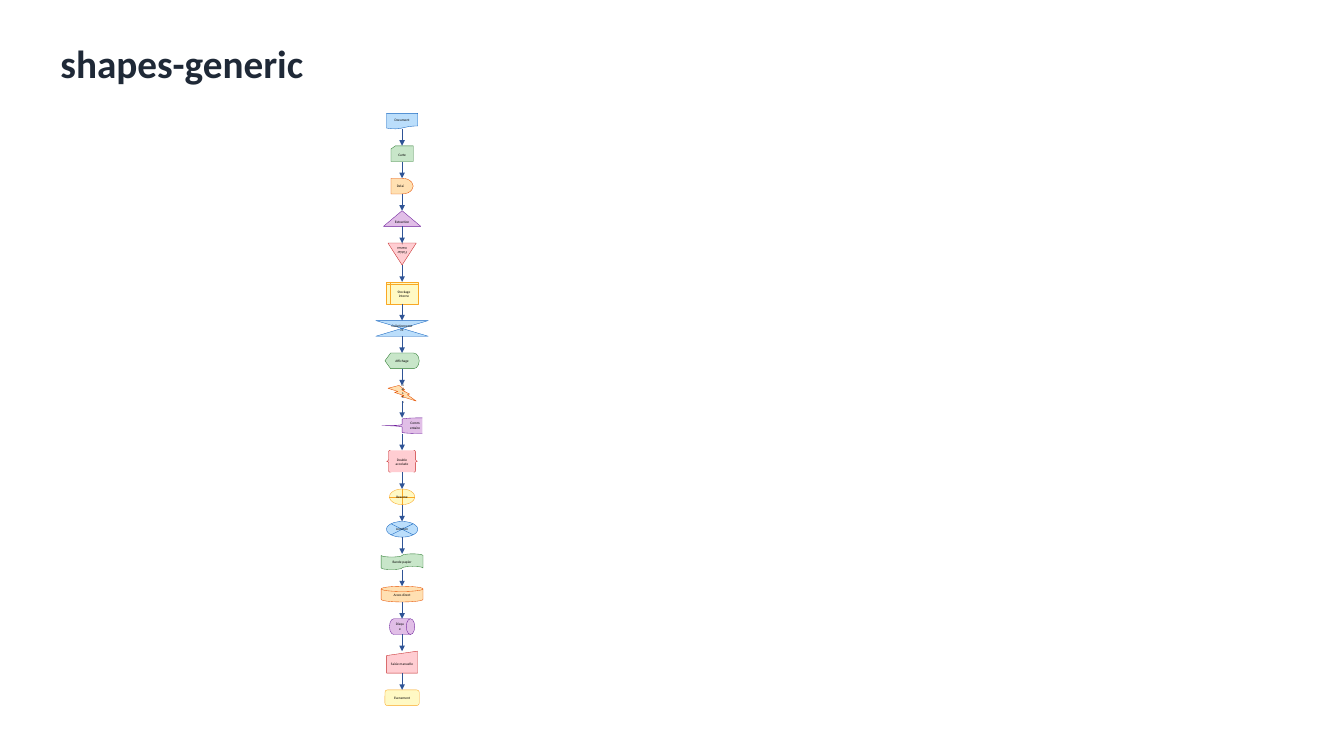
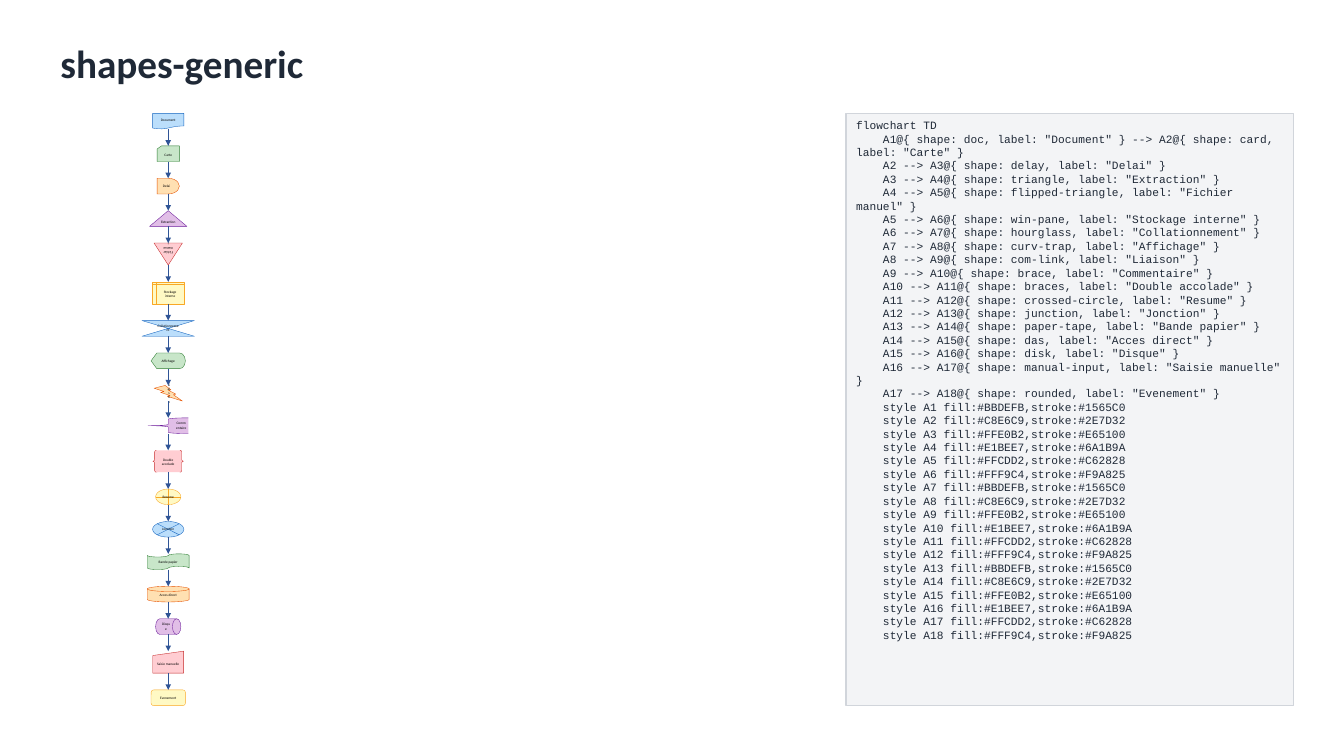
Before and after one commit to nicolasbridelance/md2nativedocx, a slide deck: slide 49 of test-corpus/word-verification/all-types-deck.pptx. Drawn at 1344x756 pixels with LibreOffice and Linux fonts; fonts in the diff are those of the drawing. Boxes give left, top, right and bottom in pixels: in the first picture for what was removed or moved away, otherwise in the second. Text is boxed around its words. In the diff, an @@ line names an element or a change of style, - is before the commit and + after.

```diff
--- a/test-corpus/word-verification/all-types-deck.pptx
+++ b/test-corpus/word-verification/all-types-deck.pptx
@@ rectangle added at box(846, 113, 1294, 706), fill #F3F4F6, outline #D1D5DB 0.75 pt, 8 pt, text #1F2937 @@
+flowchart TD
+A1@{ shape: doc, label: "Document" } --> A2@{ shape: card, label: "Carte" }
+A2 --> A3@{ shape: delay, label: "Delai" }
+A3 --> A4@{ shape: triangle, label: "Extraction" }
+A4 --> A5@{ shape: flipped-triangle, label: "Fichier manuel" }
+A5 --> A6@{ shape: win-pane, label: "Stockage interne" }
+A6 --> A7@{ shape: hourglass, label: "Collationnement" }
+A7 --> A8@{ shape: curv-trap, label: "Affichage" }
+A8 --> A9@{ shape: com-link, label: "Liaison" }
+A9 --> A10@{ shape: brace, label: "Commentaire" }
+A10 --> A11@{ shape: braces, label: "Double accolade" }
+A11 --> A12@{ shape: crossed-circle, label: "Resume" }
+A12 --> A13@{ shape: junction, label: "Jonction" }
+A13 --> A14@{ shape: paper-tape, label: "Bande papier" }
+A14 --> A15@{ shape: das, label: "Acces direct" }
+A15 --> A16@{ shape: disk, label: "Disque" }
+A16 --> A17@{ shape: manual-input, label: "Saisie manuelle" }
+A17 --> A18@{ shape: rounded, label: "Evenement" }
+style A1 fill:#BBDEFB,stroke:#1565C0
+style A2 fill:#C8E6C9,stroke:#2E7D32
+style A3 fill:#FFE0B2,stroke:#E65100
+style A4 fill:#E1BEE7,stroke:#6A1B9A
+style A5 fill:#FFCDD2,stroke:#C62828
+style A6 fill:#FFF9C4,stroke:#F9A825
+style A7 fill:#BBDEFB,stroke:#1565C0
+style A8 fill:#C8E6C9,stroke:#2E7D32
+style A9 fill:#FFE0B2,stroke:#E65100
+style A10 fill:#E1BEE7,stroke:#6A1B9A
+style A11 fill:#FFCDD2,stroke:#C62828
+style A12 fill:#FFF9C4,stroke:#F9A825
+style A13 fill:#BBDEFB,stroke:#1565C0
+style A14 fill:#C8E6C9,stroke:#2E7D32
+style A15 fill:#FFE0B2,stroke:#E65100
+style A16 fill:#E1BEE7,stroke:#6A1B9A
+style A17 fill:#FFCDD2,stroke:#C62828
+style A18 fill:#FFF9C4,stroke:#F9A825
@@ 17 arrows, 2 flow chart extracts, 1 flow chart collate, 1 flow chart document, 1 flow chart punched card, 1 flow chart delay, 1 flow chart internal storage, 1 flow chart display, 1 lightning bolt, 1 left brace, 1 brace pair, 1 flow chart or, 1 flow chart summing junction, 1 flow chart punched tape, 1 cylinder, 1 flow chart magnetic drum, 1 flow chart manual input, 1 rounded rectangle: place and size @@
-17 arrows, 2 flow chart extracts, 1 flow chart collate, 1 flow chart document, 1 flow chart punched card, 1 flow chart delay, 1 flow chart internal storage, 1 flow chart display, 1 lightning bolt, 1 left brace, 1 brace pair, 1 flow chart or, 1 flow chart summing junction, 1 flow chart punched tape, 1 cylinder, 1 flow chart magnetic drum, 1 flow chart manual input, 1 rounded rectangle at box(376, 113, 429, 706)
+17 arrows, 2 flow chart extracts, 1 flow chart collate, 1 flow chart document, 1 flow chart punched card, 1 flow chart delay, 1 flow chart internal storage, 1 flow chart display, 1 lightning bolt, 1 left brace, 1 brace pair, 1 flow chart or, 1 flow chart summing junction, 1 flow chart punched tape, 1 cylinder, 1 flow chart magnetic drum, 1 flow chart manual input, 1 rounded rectangle at box(142, 113, 195, 706)
```
Also in this commit, not shown: 61 other slides changed, 42 other files.
